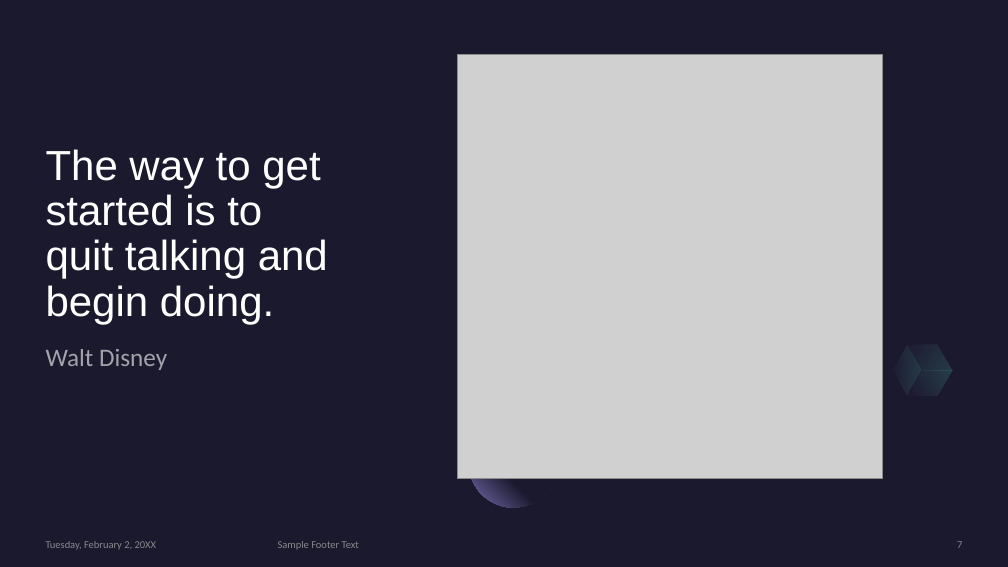
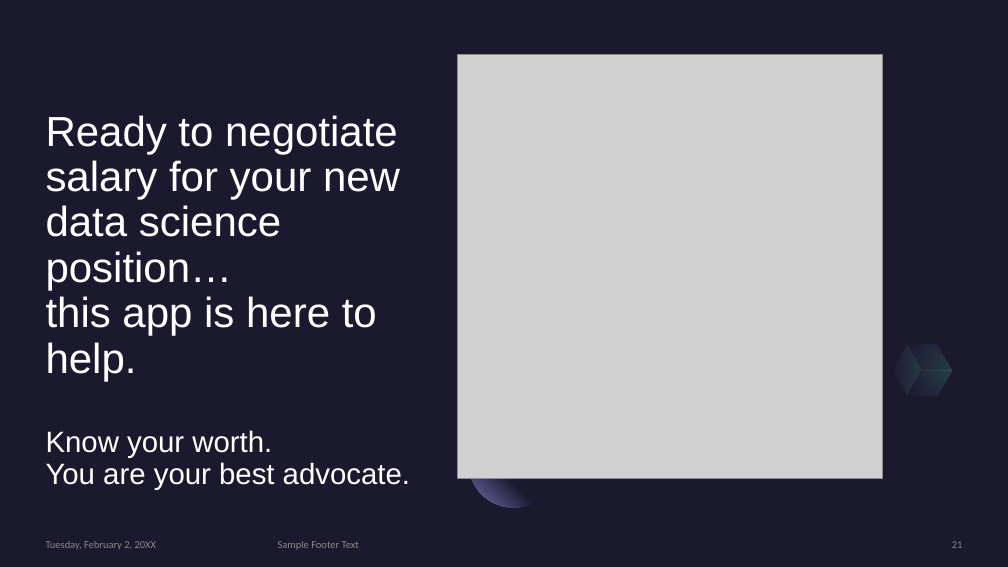
Before and after one commit to CMccormick0003/Data_Science_Salary_Trends, a slide deck: slide 21 of Presentation/draft_presentation_salaries_2023.pptx (slide 7 before the commit). Drawn at 1008x567 pixels with LibreOffice and Linux fonts; fonts in the diff are those of the drawing; grey boxes stand for pictures. Boxes give left, top, right and bottom in pixels: in the first picture for what was removed or moved away, otherwise in the second. Text is boxed around its words. In the diff, an @@ line names an element or a change of style, - is before the commit and + after.

```diff
--- a/Presentation/draft_presentation_salaries_2023.pptx
+++ b/Presentation/draft_presentation_salaries_2023.pptx
@@ title at (46, 115, 410, 490): text changed @@
-The way to get started is to quit talking and begin doing.
+Ready to negotiate salary for your new data science position…
+this app is here to help.
+Know your worth.
+You are your best advocate.
@@ text removed at (46, 349, 167, 370) @@
-Walt Disney
@@ page number at (952, 541, 963, 548): text changed @@
-7
+21
```
Also in this commit, not shown: 5 other slides changed.
